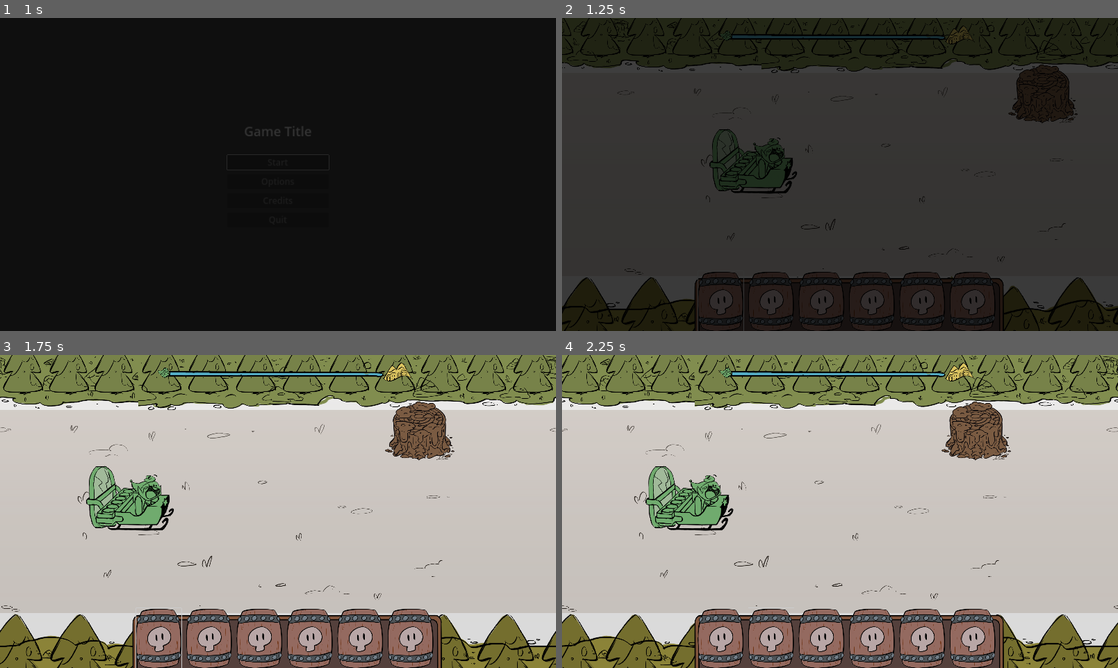
Above: before the commit, frames 1-4 (two rows, left to right).
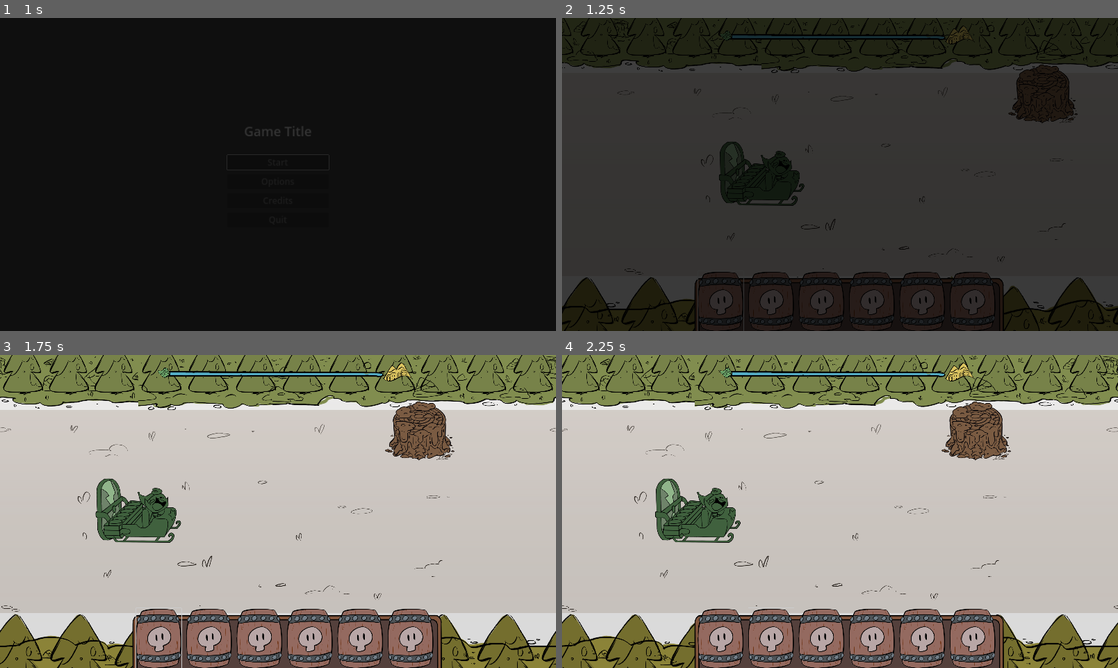
Above: after the commit, the same moments.

Repository: hsandt/ld53
Game: Godot game, scene res://scenes/main_menu_scene.tscn
Two runs of this game, one before a commit and one after it. Both use one fixed random seed, a clock stepped at 60 frames per second and the inputs below.
Inputs (mouse positions are in pixels of both pictures, inside the frame that each line leads up to):
- Up to frame 1 (1 s): tap Enter (ui_accept) at 0.5, 0.77 s; move the mouse to (400, 158) at 0.52 s; hold Right (ui_right) from 0.53 s (still down); hold M (app_next_resolution) from 0.53 s (still down); click (400, 158) at 0.67 s
- Up to frame 2 (1.25 s): keep holding Right (ui_right); keep holding M (app_next_resolution)
- Up to frame 3 (1.75 s): release Right (ui_right) at 1.25 s; release M (app_next_resolution) at 1.25 s; drag from (166, 527) to (483, 430) at 1.27 s
- Up to frame 4 (2.25 s): move the mouse to (895, 442) at 2.02 s; hold Right (ui_right) from 2.03 s (still down); hold M (app_next_resolution) from 2.03 s (still down)

Frame 1 is identical in both runs. In frame 2, 1.4% of the frame differs, in the area x 26-44%, y 35-60%; in frame 3, 2.7%; in frame 4, 2.7%, in the area x 15-33%, y 35-60%.

Commit message:
[Player] Plug new Idle animation with autoplay at 12 FPS

Diff:
--- a/animations/player_character_sprite_frames.tres
+++ b/animations/player_character_sprite_frames.tres
@@ -1,18 +1,22 @@
-[gd_resource type="SpriteFrames" load_steps=3 format=3 uid="uid://bdq8so2kor0sb"]
+[gd_resource type="SpriteFrames" load_steps=4 format=3 uid="uid://bdq8so2kor0sb"]
 
-[ext_resource type="Texture2D" uid="uid://ckud74h0iqrcp" path="res://sprites/player/PlayerGraphic.PNG" id="1_5kr84"]
-
-[sub_resource type="AtlasTexture" id="AtlasTexture_juq8m"]
-atlas = ExtResource("1_5kr84")
-region = Rect2(0, 0, 735, 595)
+[ext_resource type="Texture2D" uid="uid://dee3qwqxubv2a" path="res://sprites/player/Player_Idle_1.png" id="1_u68e4"]
+[ext_resource type="Texture2D" uid="uid://bpboup8xkuyjq" path="res://sprites/player/Player_Idle_2.png" id="2_v0aj7"]
+[ext_resource type="Texture2D" uid="uid://cjegj7r6i87fv" path="res://sprites/player/Player_Idle_3.png" id="3_ffl1t"]
 
 [resource]
 animations = [{
 "frames": [{
 "duration": 1.0,
-"texture": SubResource("AtlasTexture_juq8m")
+"texture": ExtResource("1_u68e4")
+}, {
+"duration": 1.0,
+"texture": ExtResource("2_v0aj7")
+}, {
+"duration": 1.0,
+"texture": ExtResource("3_ffl1t")
 }],
 "loop": true,
 "name": &"default",
-"speed": 5.0
+"speed": 12.0
 }]
--- a/prefabs/ingame/player_character_body_2d.tscn
+++ b/prefabs/ingame/player_character_body_2d.tscn
@@ -31,15 +31,14 @@
 sled_slide_sfx_player = NodePath("SledSlideAudioStreamPlayer")
 
 [node name="Smoothing2D" type="Node2D" parent="."]
-y_sort_enabled = true
-script = ExtResource("3_3adtf")
+position = Vector2(-36, -37)
+script = ExtResource("3_vbvgt")
 
 [node name="AnimatedSprite2DBrightnessController" type="AnimatedSprite2D" parent="Smoothing2D" node_paths=PackedStringArray("brighten_timer")]
 material = ExtResource("1_1l63l")
-position = Vector2(-36, -37)
 scale = Vector2(0.615126, 0.615126)
 sprite_frames = ExtResource("3_fgtjg")
-frame_progress = 0.58425
+autoplay = "default"
 script = ExtResource("4_epfoh")
 brighten_timer = NodePath("../../Flash Timer")
 
Not shown: 1 places in prefabs/ingame/player_character_body_2d.tscn that only renumber resources
